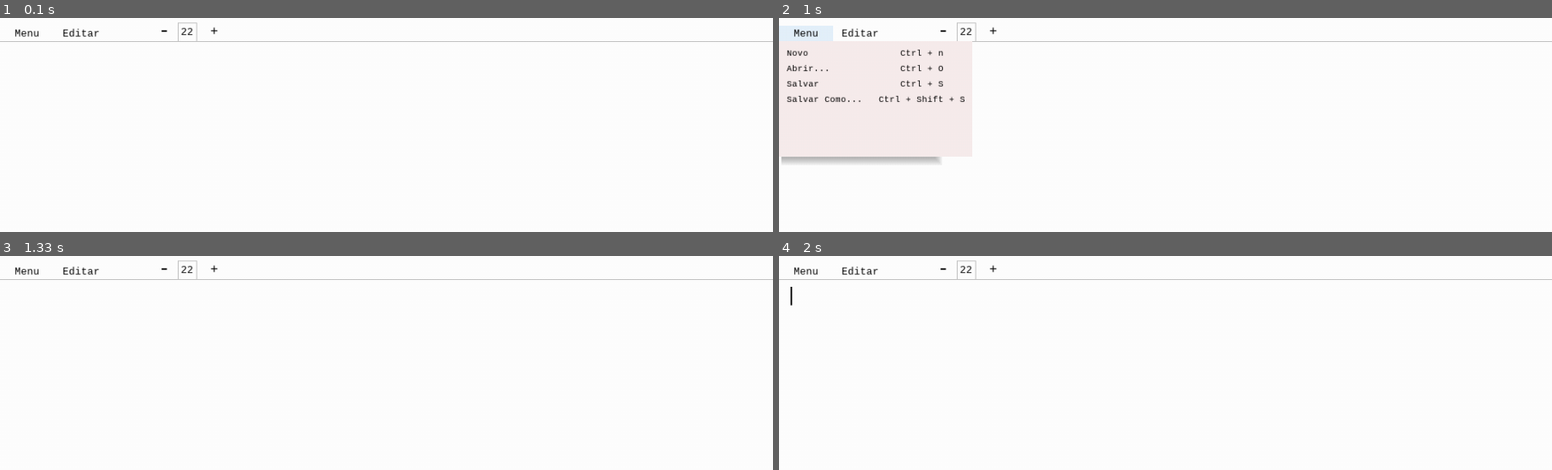
Above: before the commit, frames 1-4 (two rows, left to right).
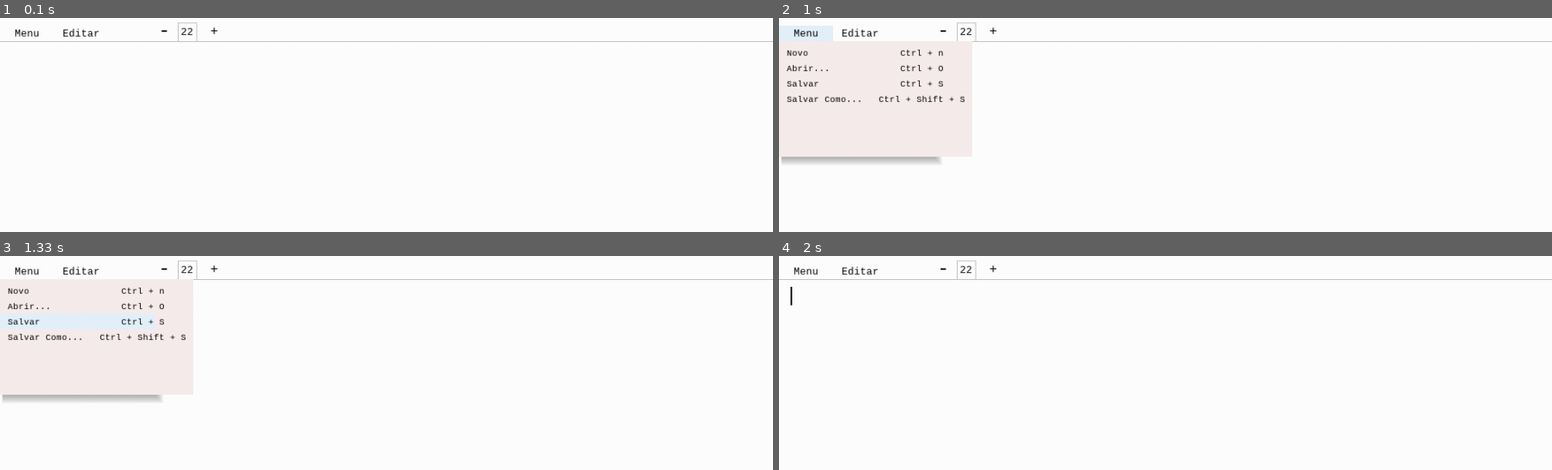
Above: after the commit, the same moments.

Repository: PedroGoulartbranco/Bloco-de-notas-pygame
Game: pygame game, started from main.py
Two runs of this game, one before a commit and one after it. Both use one fixed random seed, a clock stepped at 60 frames per second and the inputs below.
Inputs (mouse positions are in pixels of both pictures, inside the frame that each line leads up to):
- Up to frame 1 (0.1 s): no input
- Up to frame 2 (1 s): hold Right 0.33-0.8 s; click "Menu" at 0.93 s
- Up to frame 3 (1.33 s): click "Salvar Ctrl + S" at 1.27 s
- Up to frame 4 (2 s): click (871, 337) at 1.6 s, where only the run after the commit has a clickable "Novo Ctrl + n"; click (outside the picture) at 1.93 s

Frames 1-2 are identical in both runs. In frame 3, 2.7% of the frame differs, in the area x 0-25%, y 10-68%; in frame 4, nothing differs.

Commit message:
fazendo a logica de salvar (estou domindo parece)

Diff:
--- a/main.py
+++ b/main.py
@@ -248,7 +248,7 @@
     return botao_salvar, botao_nao_salvar, botao_cancelar, botao_X_sair
 
 def criar_botoes_sair_salvar_janela():
-    global cor_botoes_geral, cor_principal_geral, cor_botoes_complementares
+    global cor_botoes_geral, cor_principal_geral, cor_botoes_complementares, arquivo_atual
     posicao_mouse = pygame.mouse.get_pos()
     cor_botao_salvar = cor_botao_nao_salvar = cor_botao_cancelar = cor_botoes_complementares
     cor_botao_X = cor_botoes_geral
@@ -348,7 +348,7 @@
         if event.type == pygame.MOUSEBUTTONDOWN:
             if mostrar_janela_sair_salvar:
                 if botao_salvar.collidepoint(posicao_mouse):
-                    mostrar_janela_sair_salvar = salvar()
+                        mostrar_janela_sair_salvar = salvar()
                 if botao_nao_salvar.collidepoint(posicao_mouse):
                     rodando = False
                 if botao_cancelar.collidepoint(posicao_mouse) or botao_X_sair.collidepoint(posicao_mouse):
@@ -369,13 +369,19 @@
                     botoes_do_menu_aparecer = False
                     mouse_encima_do_menu_de_opcoes = False
                 if botoes_do_menu_aparecer:
-                    if botao_novo_arquivo.collidepoint(posicao_mouse) or botao_salvar_arquivo.collidepoint(posicao_mouse):
+                    if botao_novo_arquivo.collidepoint(posicao_mouse):
                         esta_vazio = verificar_se_ta_vazio()
                         if esta_vazio:
                             botoes_do_menu_aparecer = False
                             mouse_encima_do_menu_de_opcoes = False
                         else:
                             mostrar_janela_sair_salvar = True
+                    if botao_salvar_arquivo.collidepoint(posicao_mouse):
+                        if arquivo_atual != None:
+                            botoes_do_menu_aparecer = salvar()
+                        else:
+                            botoes_do_menu_aparecer = salvar()
+
 
 
 
